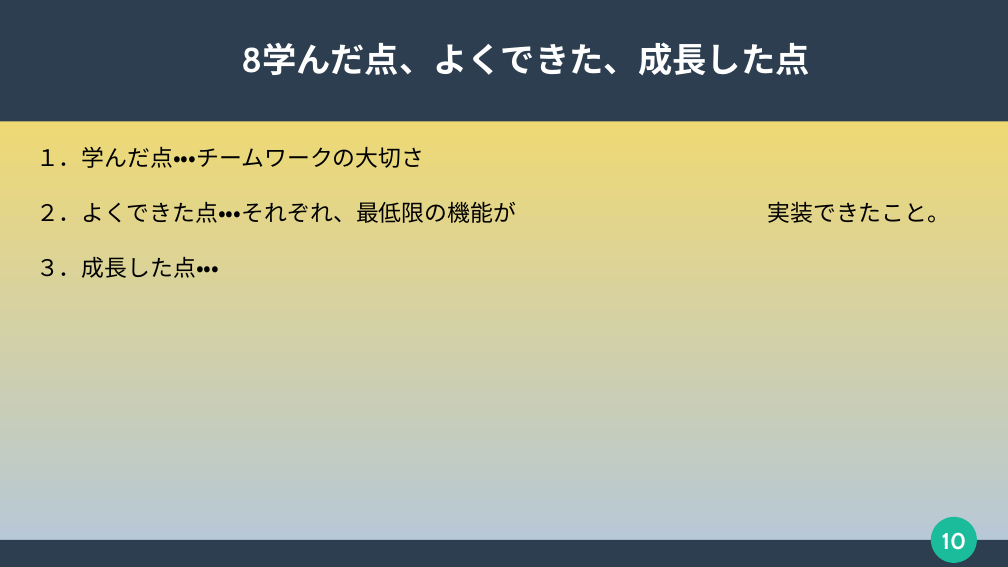
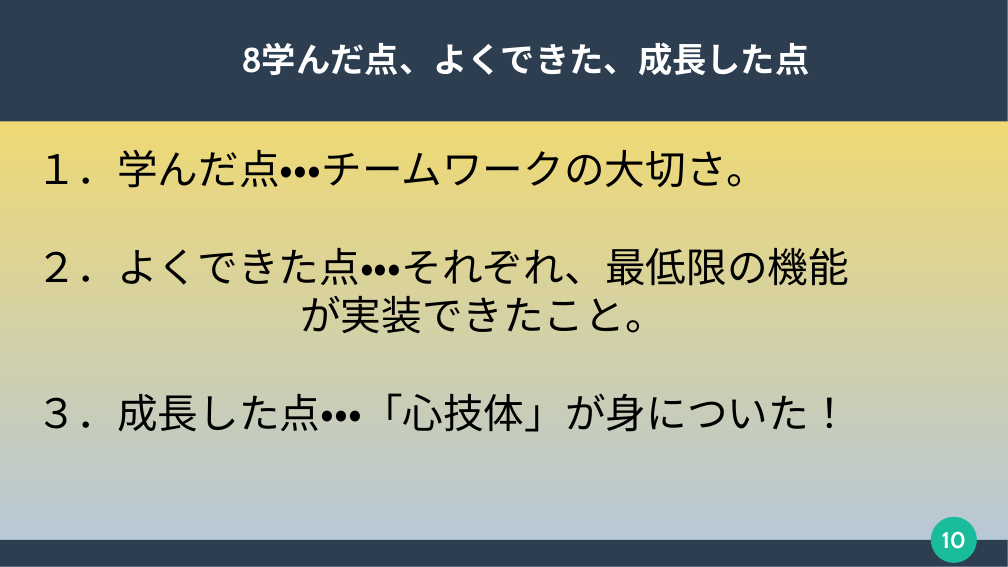
Before and after one commit to 2022java42-student006/document, a slide deck: slide 10 of 発表用スライド.pptx. Drawn at 1008x567 pixels with LibreOffice and Linux fonts; fonts in the diff are those of the drawing. Boxes give left, top, right and bottom in pixels: in the first picture for what was removed or moved away, otherwise in the second. Text is boxed around its words. In the diff, an @@ line names an element or a change of style, - is before the commit and + after.

```diff
--- a/発表用スライド.pptx
+++ b/発表用スライド.pptx
@@ subtitle at (36, 150, 850, 432): text changed; size 18 to 32 pt @@
-１．学んだ点・・・チームワークの大切さ
-２．よくできた点・・・それぞれ、最低限の機能が 実装できたこと。
-３．成長した点・・・
+１．学んだ点・・・チームワークの大切さ。
+２．よくできた点・・・それぞれ、最低限の機能 が実装できたこと。
+３．成長した点・・・「心技体」が身についた！
```
Also in this commit, not shown: 2 slides added, 2 slides removed, 1 other file.
